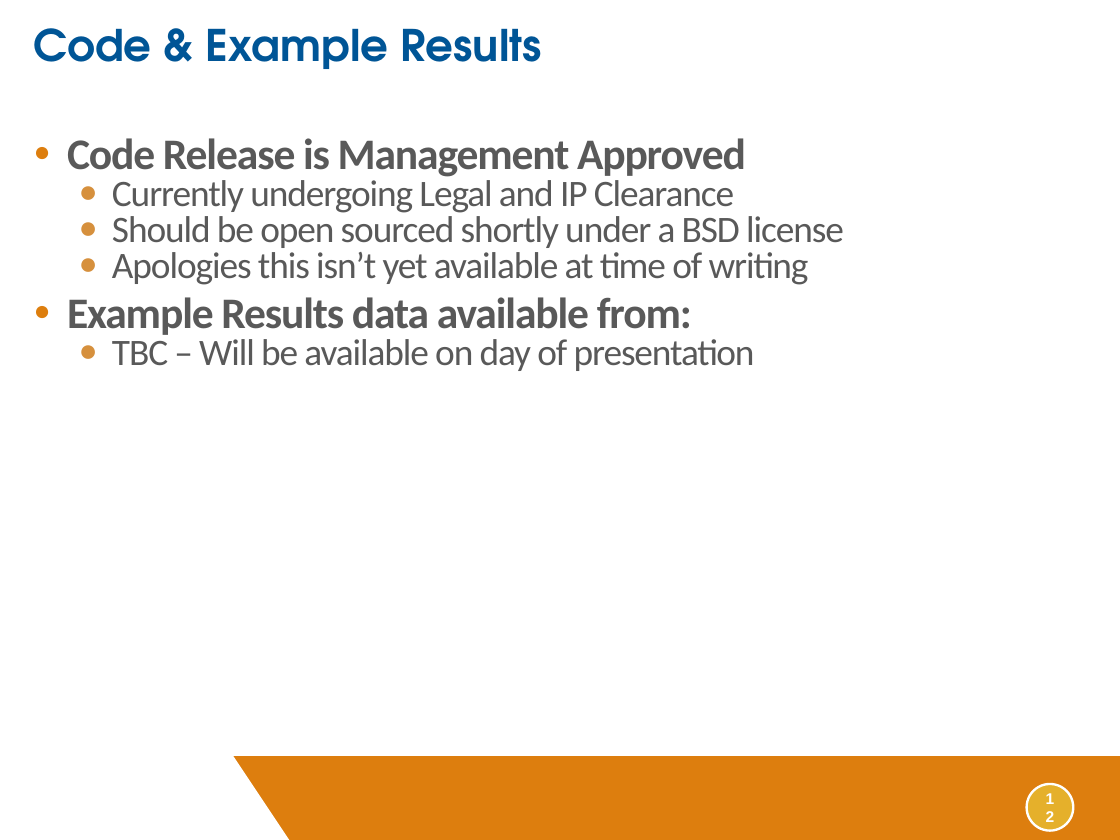
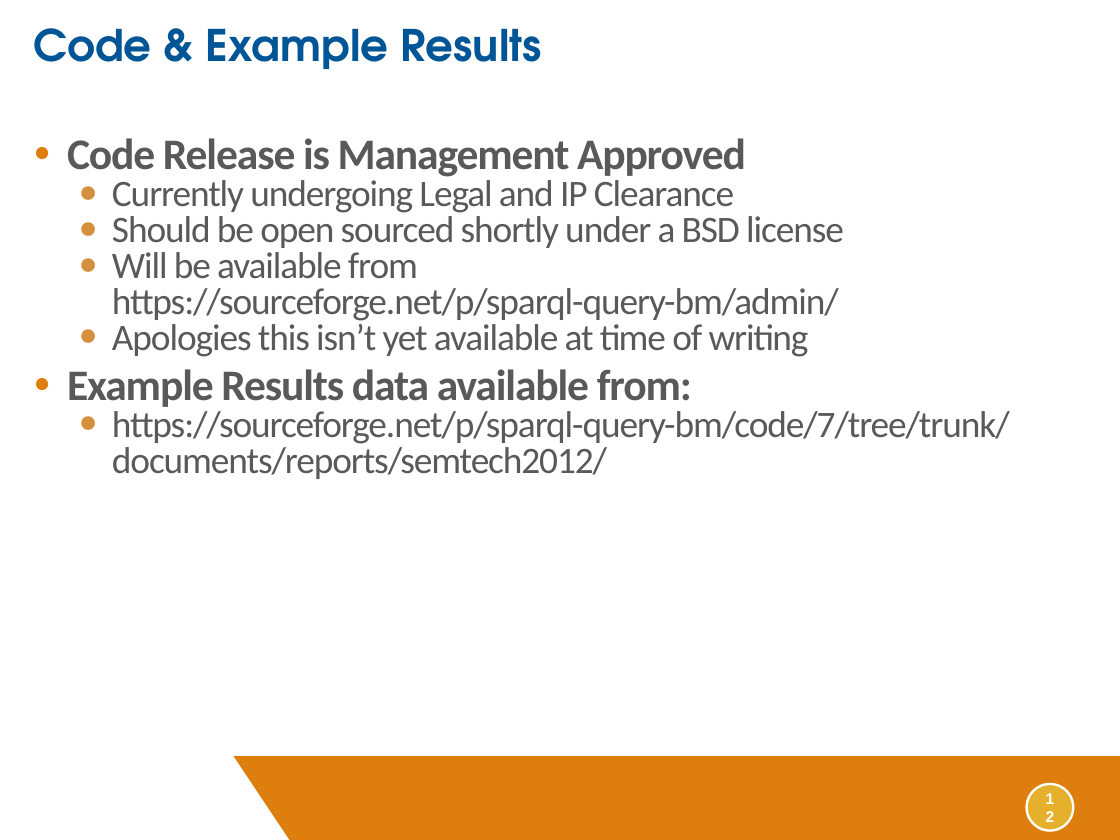
Before and after one commit to JohnGoldsmith/dotnetrdf-wiki, a slide deck: slide 12 of Slides/SemTech West 2012 Conference Presentation.pptx. Drawn at 1120x840 pixels with LibreOffice and Linux fonts; fonts in the diff are those of the drawing; background and template pictures are left out. Boxes give left, top, right and bottom in pixels: in the first picture for what was removed or moved away, otherwise in the second. Text is boxed around its words. In the diff, an @@ line names an element or a change of style, - is before the commit and + after.

Commit message:
Updated SemTech Slides

```diff
--- a/Slides/SemTech West 2012 Conference Presentation.pptx
+++ b/Slides/SemTech West 2012 Conference Presentation.pptx
@@ text at (112,247,839,321): paragraph added @@
+  ● Will be available from https://sourceforge.net/p/sparql-query-bm/admin/
@@ text at (112,406,1010,479): text changed @@
-  ● TBC – Will be available on day of presentation
+  ● https://sourceforge.net/p/sparql-query-bm/code/7/tree/trunk/documents/reports/semtech2012/
```
